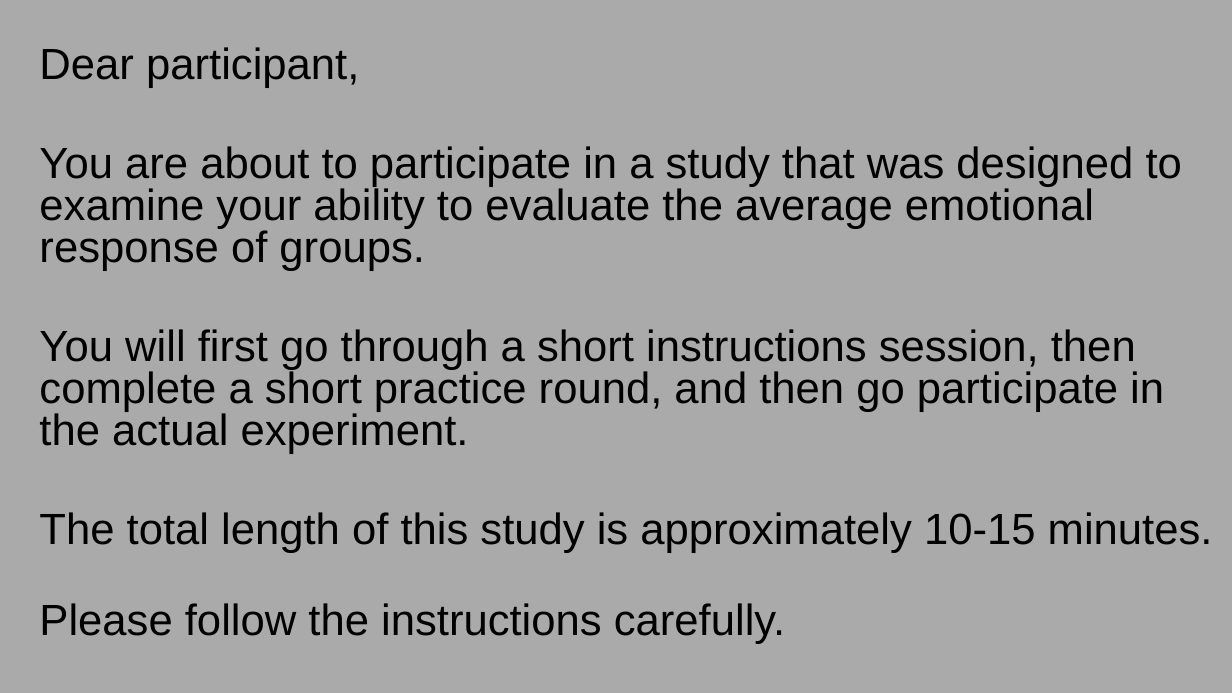
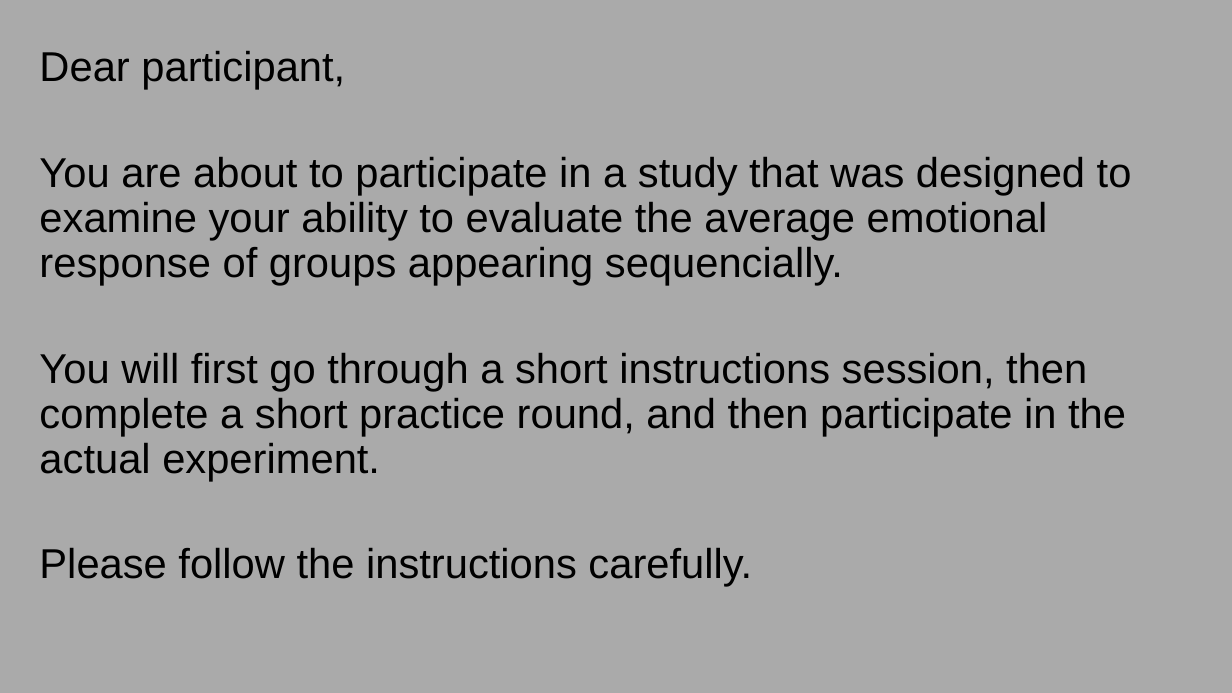
Before and after one commit to GoldenbergLab/task-sequential-faces-emotion-estimation, a slide deck: slide 1 of img/ins/instructions1.4.19.pptx. Drawn at 1232x693 pixels with LibreOffice and Linux fonts; fonts in the diff are those of the drawing. Boxes give left, top, right and bottom in pixels: in the first picture for what was removed or moved away, otherwise in the second. Text is boxed around its words. In the diff, an @@ line names an element or a change of style, - is before the commit and + after.

```diff
--- a/img/ins/instructions1.4.19.pptx
+++ b/img/ins/instructions1.4.19.pptx
@@ text at (39, 51, 752, 587): size 68 to 65 pt in "Dear participant,", "Please follow the instructions carefully."; line spacing 0.8 to 0.9 @@
@@ text at (39, 157, 1132, 481): text changed; size 68 to 65 pt @@
-You are about to participate in a study that was designed to examine your ability to evaluate the average emotional response of groups.
-You will first go through a short instructions session, then complete a short practice round, and then go participate in the actual experiment.
-The total length of this study is approximately 10-15 minutes.
+You are about to participate in a study that was designed to examine your ability to evaluate the average emotional response of groups appearing sequencially.
+You will first go through a short instructions session, then complete a short practice round, and then participate in the actual experiment.
```
Also in this commit, not shown: 6 other slides changed, 20 other files.
